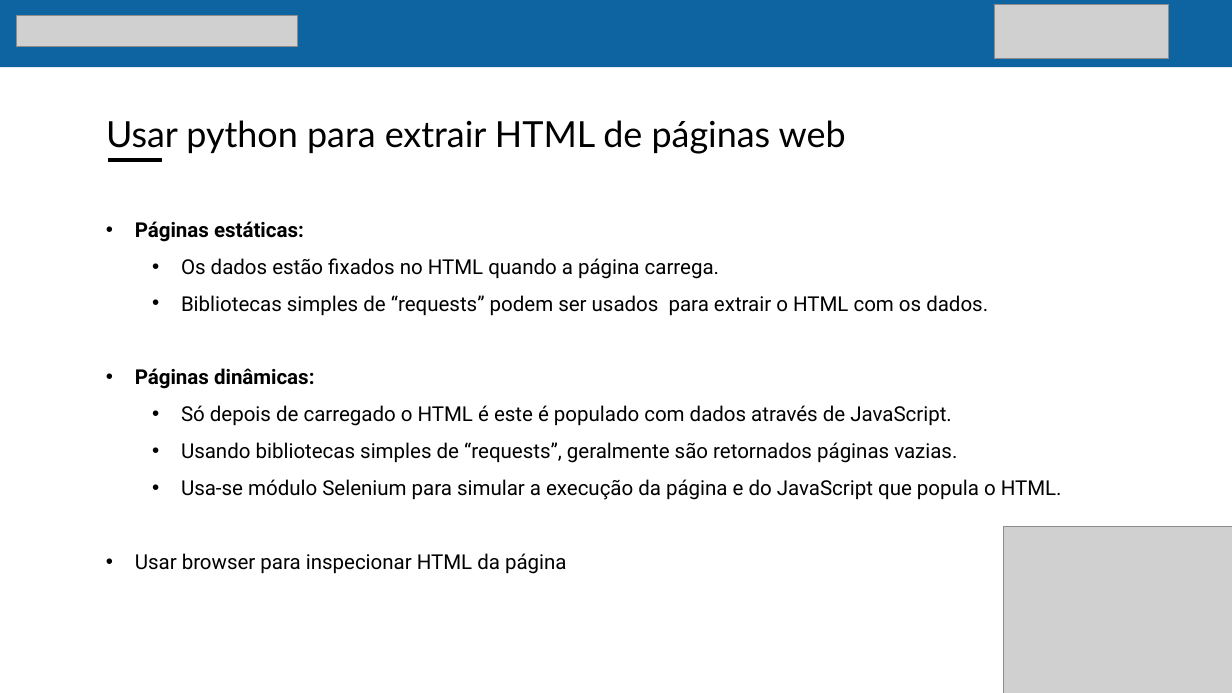
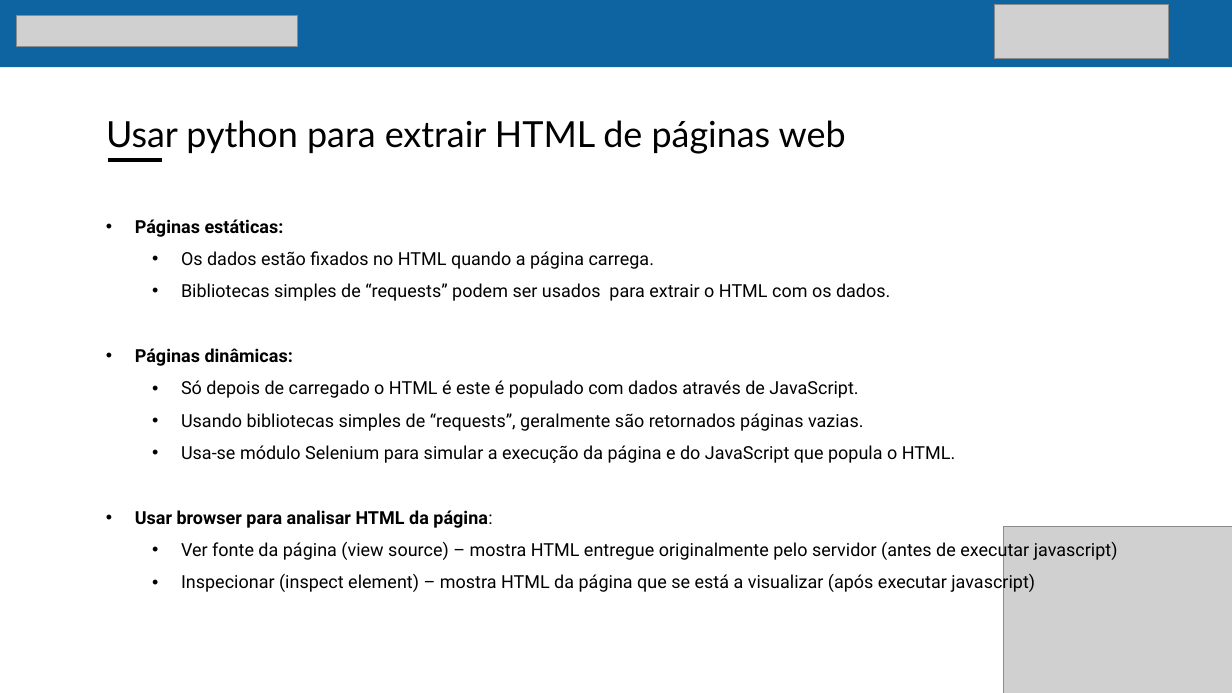
Before and after one commit to AndreSensaway/fpf-datathon-workshop-webscrapping, a slide deck: slide 4 of workshop_presentation.pptx. Drawn at 1232x693 pixels with LibreOffice and Linux fonts; fonts in the diff are those of the drawing; grey boxes stand for pictures. Boxes give left, top, right and bottom in pixels: in the first picture for what was removed or moved away, otherwise in the second. Text is boxed around its words. In the diff, an @@ line names an element or a change of style, - is before the commit and + after.

Commit message:
update

```diff
--- a/workshop_presentation.pptx
+++ b/workshop_presentation.pptx
@@ text at [135,219,955,463]: size 16 to 14 pt in "Páginas estáticas:", "Os dados estão fixados no HTML quando ...", "Bibliotecas simples de “requests” podem ser usados ...", "Páginas dinâmicas:" and 3 more places @@
@@ text at [135,510,1118,594]: text changed; size 16 to 14 pt @@
-• Usar browser para inspecionar HTML da página
+• Usar browser para analisar HTML da página:
+  • Ver fonte da página (view source) – mostra HTML entregue originalmente pelo servidor (antes de executar javascript)
+  • Inspecionar (inspect element) – mostra HTML da página que se está a visualizar (após executar javascript)
```
